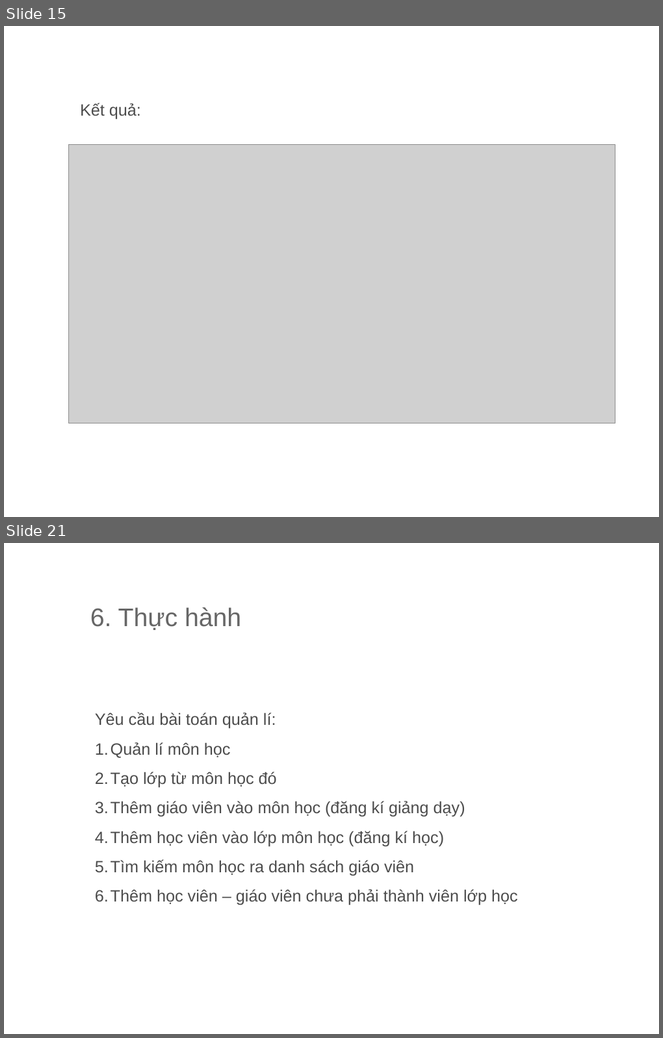
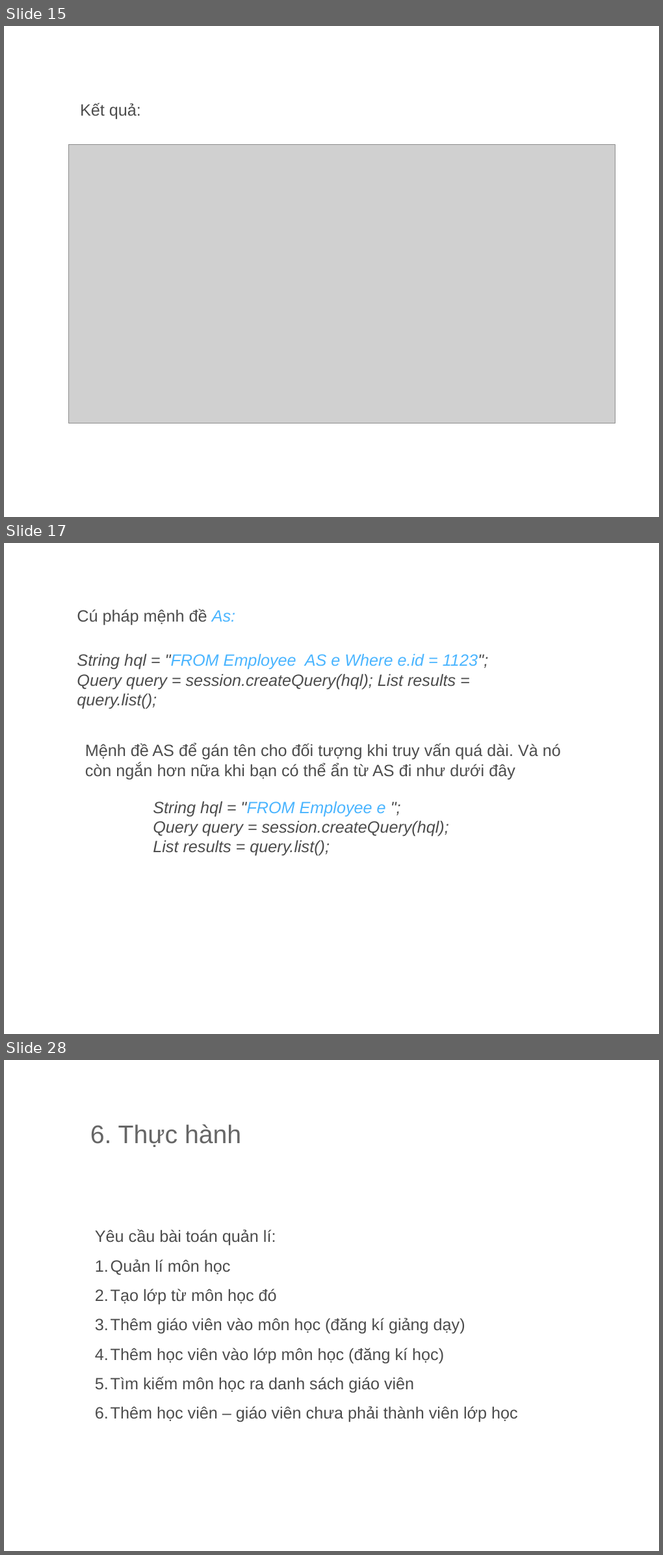
Before and after one commit to thanh13hc/my-first-project, a slide deck: Hibernate.ppt. Shown one above the other, each under a label of ours: slides 15 and 21 before the commit, slides 15, 17 and 28 after it; the slides between them are not shown. The pictures are 663x1038 and 663x1555 pixels, drawn with LibreOffice and Linux fonts; fonts in the diff are those of the drawing; grey boxes stand for pictures; background and template pictures are left out. Boxes give left, top, right and bottom in pixels: in the first picture for what was removed or moved away, otherwise in the second. Text is boxed around its words. In the diff, an @@ line names an element or a change of style, - is before the commit and + after.

```diff
--- a/Hibernate.ppt
+++ b/Hibernate.ppt
@@ slide 17 added at [4, 543, 659, 1034], background picture (left out) @@
@@ rectangle added at [71, 596, 145, 676], fill #FFFFFF at 38% opacity @@
@@ rectangle added at [526, 600, 606, 674], fill #FFFFFF at 38% opacity @@
@@ text added at [77, 609, 235, 626], 18 pt, text #4C4C4C @@
+Cú pháp mệnh đề As:
@@ text added at [77, 653, 488, 709], 18 pt, text #4C4C4C, italic @@
+String hql = "FROM Employee AS e Where e.id = 1123";
+Query query = session.createQuery(hql); List results = query.list();
@@ text added at [85, 743, 561, 780], 18 pt, text #4C4C4C @@
+Mệnh đề AS để gán tên cho đối tượng khi truy vấn quá dài. Và nó còn ngắn hơn nữa khi bạn có thể ẩn từ AS đi như dưới đây
@@ text added at [153, 801, 449, 856], 18 pt, text #4C4C4C, italic @@
+String hql = "FROM Employee e ";
+Query query = session.createQuery(hql); List results = query.list();
@@ rectangle added at [68, 897, 142, 977], fill #FFFFFF at 38% opacity @@
@@ rectangle added at [523, 899, 603, 973], fill #FFFFFF at 38% opacity @@
@@ what was slide 21 is now slide 28 @@
```
Also in this commit, not shown: 11 slides changed, 6 other slides added, 1 other file.
